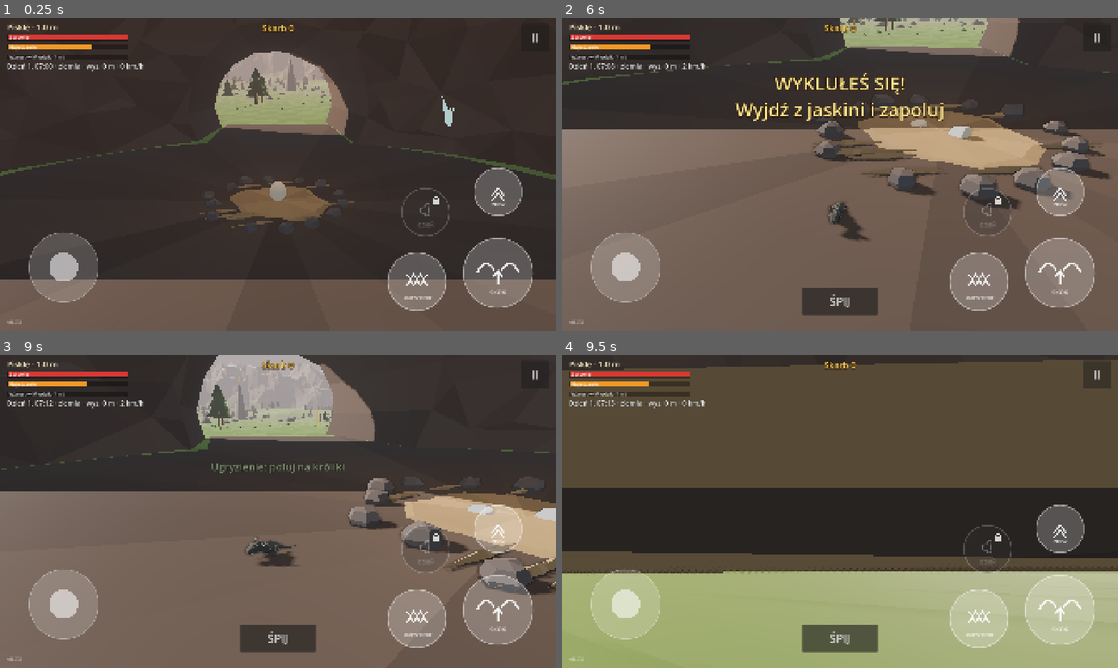
Above: before the commit, frames 1-4 (two rows, left to right).
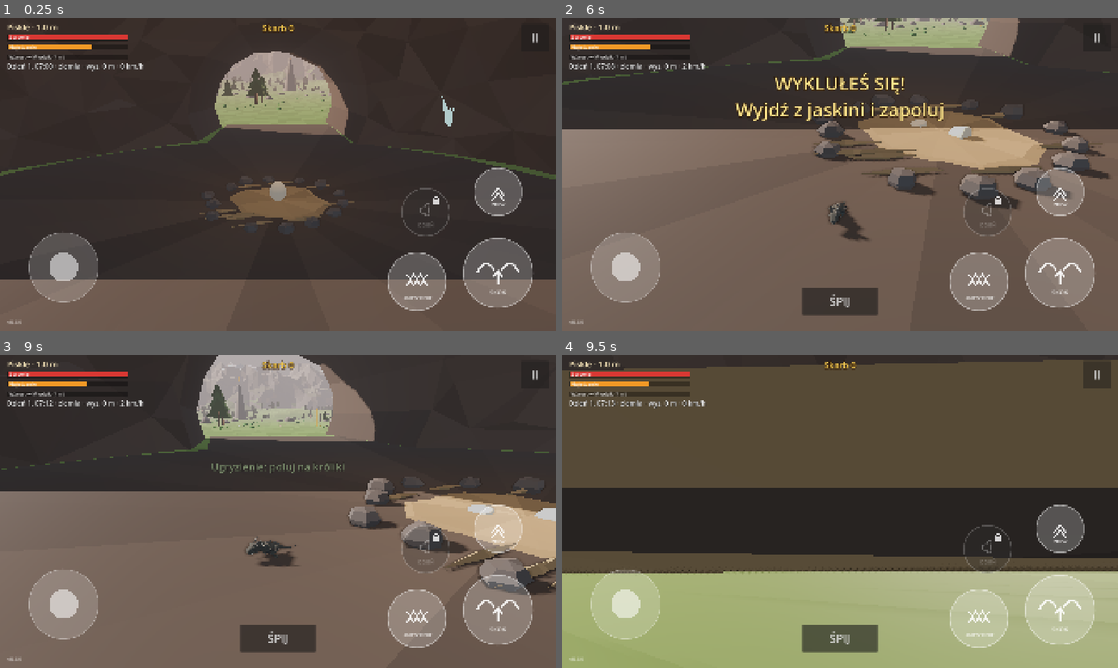
Above: after the commit, the same moments.

Repository: slota145/3d-dragon-game
Game: Godot game, scene res://scenes/boot.tscn
Same seed, same stepped clock (60 frames per second), same inputs: the game is played once before the commit and once after it.
Inputs (mouse positions are in pixels of both pictures, inside the frame that each line leads up to):
- Up to frame 1 (0.25 s): no input
- Up to frame 2 (6 s): move the mouse to (962, 158) at 0.52 s; hold D (move_right) 0.53-1.25 s; tap F (bite) at 0.6 s; click (962, 158) at 0.67 s; tap Space (flap) at 0.77, 1.07, 3.77, 4.07 s; drag from (728, 190) to (812, 237) at 1.27 s; move the mouse to (895, 105) at 2.02 s; hold D (move_right) 2.03-2.75 s; tap E (cam_right) at 2.1 s; drag from (812, 237) to (673, 127) at 2.77 s; move the mouse to (1006, 221) at 3.52 s; hold A (move_left) 3.53-4.25 s; tap R (fire) at 3.6 s; drag from (673, 127) to (756, 96) at 4.27 s; move the mouse to (867, 174) at 5.02 s; hold S (move_back) 5.03-5.75 s; tap Q (cam_left) at 5.1 s; click (867, 174) at 5.17 s; drag from (756, 96) to (728, 190) at 5.77 s
- Up to frame 3 (9 s): move the mouse to (400, 495) at 6.52 s; hold W (move_forward) 6.53-7.25 s; hold Shift (dash) 6.53-7.25 s; tap Space (flap) at 6.77, 7.07 s; drag from (166, 527) to (250, 574) at 7.27 s; move the mouse to (333, 442) at 8.02 s; hold S (move_back) 8.03-8.75 s; tap F (bite) at 8.1 s; drag from (250, 574) to (111, 464) at 8.77 s
- Up to frame 4 (9.5 s): no input

The runs differ from the first frame. In frame 1, less than 0.1% of the frame differs, in the area x 2-60%, y 24-98%; in frame 2, less than 0.1%, in the area x 2-76%, y 1-98%; in frame 3, less than 0.1%; in frame 4, less than 0.1%.

Commit message:
Duży świat 2×2 km: teren z kawałków, LOD, jezioro, rzeka, las, góry (0.8.0)
Co-Authored-By: Claude Opus 5.5 <noreply@anthropic.com>
Claude-Session: https://claude.ai/code/session_01Ves32BxAhBVxU1wfrWL8eZ

Diff:
--- a/project.godot
+++ b/project.godot
@@ -12,7 +12,7 @@
 
 config/name="3D Dragon Game"
 config/description="Gra o smoku w Godot 4 — prototyp."
-config/version="0.7.3"
+config/version="0.8.0"
 ; Numer zgodności „bazy” (APK/EXE). Podbij, gdy zmieniasz coś, czego łatka .pck nie przeniesie
 ; (input map, ustawienia projektu, eksportu, wersja silnika) — gracze dostaną wtedy pełną aktualizację.
 config/base_api=5
--- a/scripts/game/terrain_decor.gd
+++ b/scripts/game/terrain_decor.gd
@@ -7,8 +7,8 @@
 
 @export var trees_per_chunk: int = 140
 @export var rocks_per_chunk: int = 10
-@export var grass_per_chunk: int = 700
-@export var flowers_per_chunk: int = 220
+@export var grass_per_chunk: int = 1100
+@export var flowers_per_chunk: int = 300
 @export var bushes_per_chunk: int = 28
 
 var terrain: Terrain
Not shown, changed: CLAUDE.md
Not shown, changed: ROADMAP.md
